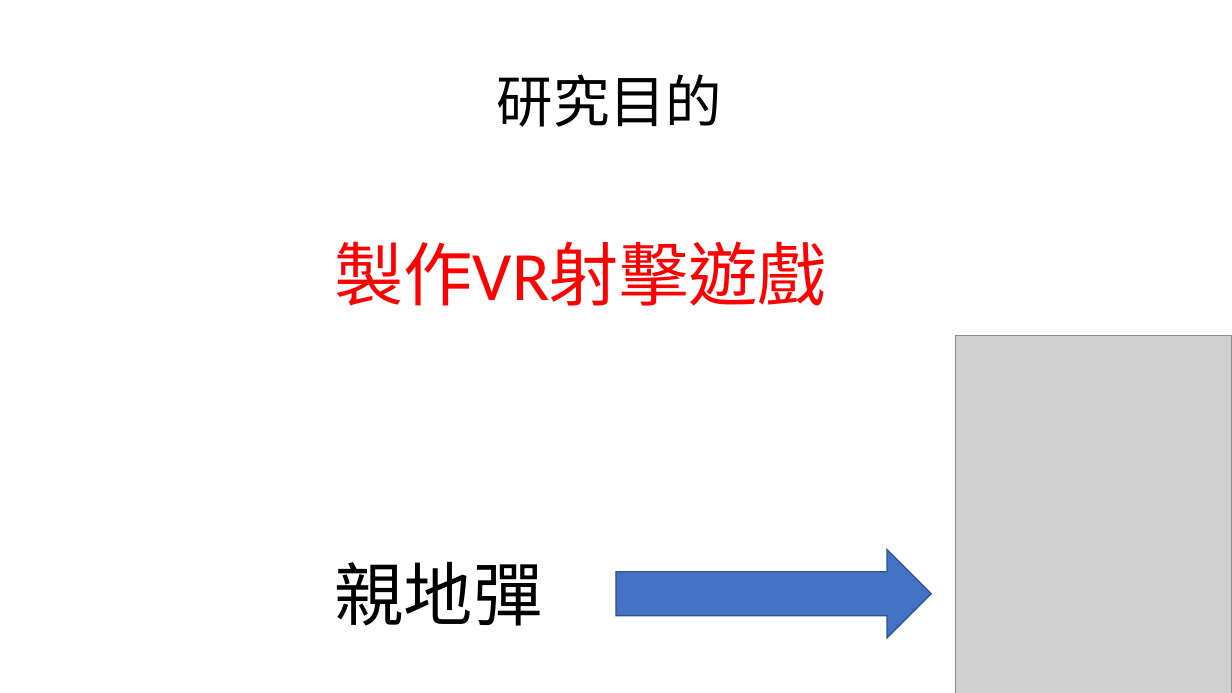
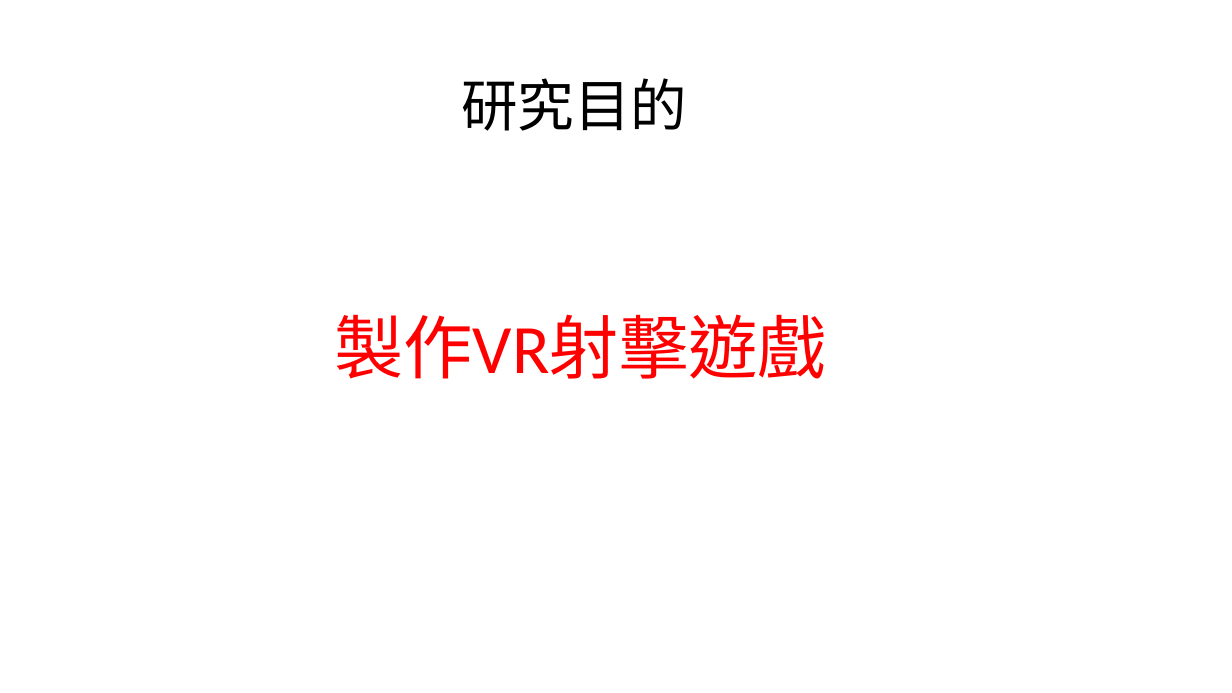
Before and after one commit to kewen0604/107_SE_Team2, a slide deck: slide 5 of 軟體工程期末專題報告.pptx. Drawn at 1232x693 pixels with LibreOffice and Linux fonts; fonts in the diff are those of the drawing; grey boxes stand for pictures. Boxes give left, top, right and bottom in pixels: in the first picture for what was removed or moved away, otherwise in the second. Text is boxed around its words. In the diff, an @@ line names an element or a change of style, - is before the commit and + after.

Commit message:
專題報告 ver1.0.1
製作尚未完成，請老師來給意見一下

```diff
--- a/軟體工程期末專題報告.pptx
+++ b/軟體工程期末專題報告.pptx
@@ title "研究目的": place and size @@
-title "研究目的" at (497, 74, 723, 127)
+title "研究目的" at (461, 78, 687, 131)
@@ text "製作VR射擊遊戲": place and size @@
-text "製作VR射擊遊戲" at (334, 241, 827, 306)
+text "製作VR射擊遊戲" at (334, 314, 827, 379)
@@ picture removed at (956, 335, 1232, 693) @@
@@ text removed at (335, 561, 543, 626) @@
-親地彈
@@ right arrow removed at (616, 550, 932, 638) @@
```
Also in this commit, not shown: 3 other slides changed.
